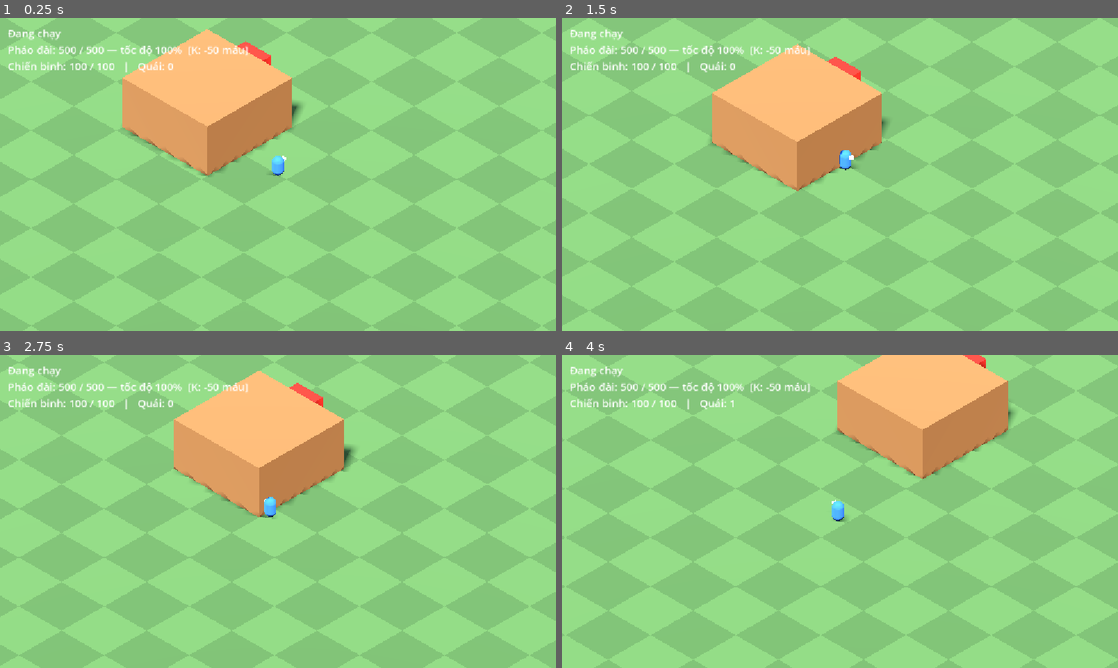
Above: before the commit, frames 1-4 (two rows, left to right).
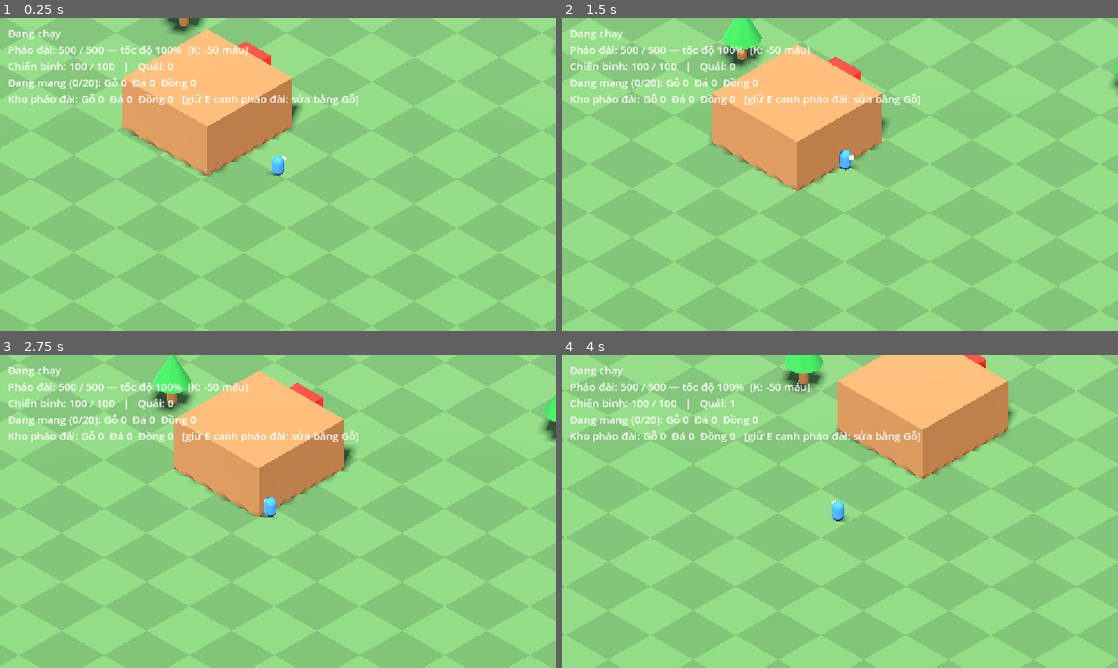
Above: after the commit, the same moments.

Repository: hieudeptrai196/thanhtri2
Game: Godot game, scene res://scenes/main.tscn
The game is run twice, just before and just after one commit, with the same random seed, the same clock (stepped at 60 frames per second) and the same inputs.
Inputs (mouse positions are in pixels of both pictures, inside the frame that each line leads up to):
- Up to frame 1 (0.25 s): no input
- Up to frame 2 (1.5 s): tap Enter at 0.5 s; move the mouse to (812, 237) at 0.52 s; press the mouse at (812, 237) at 0.53 s; hold W (move_up) from 0.53 s (still down); tap E (interact) at 0.8, 1.35 s; move the mouse to (1006, 221) at 1.27 s; release the mouse at (1006, 221) at 1.28 s
- Up to frame 3 (2.75 s): tap Space (ready) at 1.55, 2.1 s; move the mouse to (111, 464) at 2.02 s; release W (move_up) at 2.03 s; press the mouse at (111, 464) at 2.03 s; hold A (move_left) from 2.03 s (still down)
- Up to frame 4 (4 s): move the mouse to (867, 511) at 2.77 s; release the mouse at (867, 511) at 2.78 s; click (867, 511) at 2.85 s; tap E (interact) at 3.05 s; move the mouse to (756, 433) at 3.52 s; release A (move_left) at 3.53 s; hold S (move_down) from 3.53 s (still down); hold E (interact) from 3.53 s (still down); tap Space (ready) at 3.8 s

The runs differ from the first frame. In frame 1, 1.5% of the frame differs, in the area x 1-100%, y 0-28%; in frame 2, 2.1%; in frame 3, 2.3%, in the area x 1-100%, y 0-29%; in frame 4, 1.9%.

Commit message:
Giai đoạn 5: tài nguyên Gỗ/Đá/Đồng, khai thác, nộp, sửa pháo đài, rơi đồ khi ngã
- ResourceType (.tres) + ResourceTypes; Inventory theo id, có sức chứa
- Chém cây/đá để khai thác (ResourceNode); quái chết rơi Đồng (Pickup)
- ServiceZone quanh pháo đài: tự nộp đồ, giữ interact để sửa bằng Gỗ
- Chiến binh ngã rơi túi chứa mọi thứ đang mang; Pickup chỉ nhặt trong 2 m
  (Jolt báo overlap cũ ngay sau khi hồi sinh)
- Chiến binh tắt CollisionShape khi ngã thay vì đổi collision_layer

Co-Authored-By: Claude Opus 5.5 <noreply@anthropic.com>

Diff:
--- a/combat/health_component.gd
+++ b/combat/health_component.gd
@@ -24,6 +24,13 @@
 		died.emit()
 
 
+func heal(amount: float) -> void:
+	if current <= 0.0 or amount <= 0.0 or current >= max_health:
+		return
+	current = minf(current + amount, max_health)
+	health_changed.emit(current, max_health)
+
+
 func reset() -> void:
 	current = max_health
 	health_changed.emit(current, max_health)
--- a/combat/hurtbox.gd
+++ b/combat/hurtbox.gd
@@ -1,6 +1,7 @@
 class_name Hurtbox
 extends Area3D
 ## Receives hits and forwards them to a HealthComponent. Attackers never touch health directly.
+## Without a HealthComponent it only reports hits (e.g. resource nodes).
 
 signal hit_taken(amount: float, source: Node)
 
@@ -8,5 +9,6 @@
 
 
 func take_hit(amount: float, source: Node) -> void:
-	health.apply_damage(amount, source)
+	if health:
+		health.apply_damage(amount, source)
 	hit_taken.emit(amount, source)
--- a/enemies/enemy.gd
+++ b/enemies/enemy.gd
@@ -2,6 +2,9 @@
 extends CharacterBody3D
 ## Basic melee monster. Walks toward the fortress, switches to a living player who comes close,
 ## and hits its current target once that target's Hurtbox is inside the attack area.
+
+## Emitted on death with what it leaves behind; whoever owns the world spawns the pickup.
+signal dropped(contents: Dictionary, at: Vector3)
 
 ## Metres per second.
 @export var move_speed: float = 3.5
@@ -10,6 +13,8 @@
 @export var damage: float = 10.0
 ## Seconds between hits.
 @export var attack_interval: float = 1.0
+## Resources left behind on death, keyed by ResourceType.id.
+@export var drops: Dictionary = {&"bronze": 1}
 
 @onready var _health: HealthComponent = $Health
 @onready var _attack_area: Area3D = $AttackArea
@@ -30,7 +35,7 @@
 func _ready() -> void:
 	_base_color = _material.albedo_color
 	_health.health_changed.connect(_on_health_changed)
-	_health.died.connect(queue_free)
+	_health.died.connect(_on_died)
 
 
 func _physics_process(delta: float) -> void:
@@ -79,6 +84,11 @@
 	return null
 
 
+func _on_died() -> void:
+	dropped.emit(drops.duplicate(), global_position)
+	queue_free()
+
+
 func _on_health_changed(_current: float, _maximum: float) -> void:
 	_material.albedo_color = Color.WHITE
 	create_tween().tween_property(_material, "albedo_color", _base_color, 0.15)
--- a/fortress/fortress.gd
+++ b/fortress/fortress.gd
@@ -1,17 +1,38 @@
 class_name Fortress
 extends AnimatableBody3D
-## The moving citadel. Slows down as it loses health.
+## The moving citadel. Slows down as it loses health; repaired with resources from its storage.
 
 ## Speed fraction at 0 HP, so the fortress never stops completely.
 @export_range(0.0, 1.0, 0.05) var min_speed_ratio: float = 0.4
+@export var repair_resource: ResourceType
+## Health restored per unit of repair_resource.
+@export var repair_per_unit: float = 10.0
+## Seconds between repair steps while someone keeps repairing.
+@export var repair_interval: float = 0.2
 
 @onready var health: HealthComponent = $Health
 @onready var follower: RouteFollower = $RouteFollower
+@onready var storage: Inventory = $Storage
+
+var _repair_cooldown: float = 0.0
 
 
 func _ready() -> void:
 	health.health_changed.connect(_on_health_changed)
 
 
+func _physics_process(delta: float) -> void:
+	_repair_cooldown = maxf(_repair_cooldown - delta, 0.0)
+
+
+## Called every tick while at least one player repairs; spends one unit per step.
+func tick_repair(_delta: float) -> void:
+	if _repair_cooldown > 0.0 or health.current >= health.max_health:
+		return
+	_repair_cooldown = repair_interval
+	if storage.spend({repair_resource.id: 1}):
+		health.heal(repair_per_unit)
+
+
 func _on_health_changed(current: float, maximum: float) -> void:
 	follower.speed_multiplier = lerpf(min_speed_ratio, 1.0, current / maximum)
--- a/fortress/fortress.tscn
+++ b/fortress/fortress.tscn
@@ -4,6 +4,9 @@
 [ext_resource type="Script" path="res://fortress/fortress.gd" id="2_fortress"]
 [ext_resource type="Script" path="res://combat/health_component.gd" id="3_health"]
 [ext_resource type="Script" path="res://combat/hurtbox.gd" id="4_hurtbox"]
+[ext_resource type="Script" path="res://resources/inventory.gd" id="5_inventory"]
+[ext_resource type="Script" path="res://fortress/service_zone.gd" id="6_zone"]
+[ext_resource type="Resource" path="res://resources/types/wood.tres" id="7_wood"]
 
 [sub_resource type="BoxShape3D" id="BoxShape3D_body"]
 size = Vector3(10, 5, 10)
@@ -25,8 +28,12 @@
 [sub_resource type="BoxShape3D" id="BoxShape3D_hurt"]
 size = Vector3(11, 5.5, 11)
 
+[sub_resource type="BoxShape3D" id="BoxShape3D_zone"]
+size = Vector3(17, 6, 17)
+
 [node name="Fortress" type="AnimatableBody3D"]
 script = ExtResource("2_fortress")
+repair_resource = ExtResource("7_wood")
 
 [node name="Collision" type="CollisionShape3D" parent="."]
 transform = Transform3D(1, 0, 0, 0, 1, 0, 0, 0, 1, 0, 2.5, 0)
@@ -57,3 +64,16 @@
 [node name="Collision" type="CollisionShape3D" parent="Hurtbox"]
 transform = Transform3D(1, 0, 0, 0, 1, 0, 0, 0, 1, 0, 2.75, 0)
 shape = SubResource("BoxShape3D_hurt")
+
+[node name="Storage" type="Node" parent="."]
+script = ExtResource("5_inventory")
+
+[node name="ServiceZone" type="Area3D" parent="."]
+collision_layer = 0
+collision_mask = 2
+monitorable = false
+script = ExtResource("6_zone")
+
+[node name="Collision" type="CollisionShape3D" parent="ServiceZone"]
+transform = Transform3D(1, 0, 0, 0, 1, 0, 0, 0, 1, 0, 3, 0)
+shape = SubResource("BoxShape3D_zone")
--- /dev/null
+++ b/fortress/service_zone.gd
@@ -0,0 +1,20 @@
+class_name ServiceZone
+extends Area3D
+## Area around the fortress. Players inside drop off everything they carry,
+## and repair the fortress while holding interact.
+
+@onready var _fortress: Fortress = owner
+
+
+# Players are duck-typed: they may expose `inventory` and `input`.
+func _physics_process(delta: float) -> void:
+	var repairing := false
+	for body in get_overlapping_bodies():
+		var inventory: Inventory = body.get("inventory")
+		if inventory and inventory.total() > 0:
+			_fortress.storage.add_all(inventory.take_all())
+		var input: PlayerInput = body.get("input")
+		if input and input.interact_held:
+			repairing = true
+	if repairing:
+		_fortress.tick_repair(delta)
--- a/match/match.gd
+++ b/match/match.gd
@@ -6,14 +6,21 @@
 ## Seconds before a fallen warrior returns next to the fortress.
 @export var respawn_delay: float = 3.0
 
+const PICKUP_SCENE := preload("res://resources/pickup.tscn")
+## Colour for piles holding more than one resource type.
+const MIXED_PILE_COLOR := Color(0.9, 0.85, 0.7)
+
 @onready var _route: Path3D = $Route
 @onready var _fortress: Fortress = $Fortress
 @onready var _follower: RouteFollower = $Fortress/RouteFollower
 @onready var _warrior: Warrior = $Warrior
 @onready var _spawner: Spawner = $Spawner
+@onready var _pickups: Node3D = $Pickups
 @onready var _status: Label = $DebugUI/Status
 @onready var _fortress_info: Label = $DebugUI/FortressInfo
 @onready var _player_info: Label = $DebugUI/PlayerInfo
+@onready var _carry_info: Label = $DebugUI/CarryInfo
+@onready var _storage_info: Label = $DebugUI/StorageInfo
 
 var rng := RandomNumberGenerator.new()
 
@@ -27,6 +34,7 @@
 	_fortress.health.health_changed.connect(_on_fortress_health_changed)
 	_warrior.input.ready_requested.connect(_on_ready_requested)
 	_warrior.health.died.connect(_on_warrior_died)
+	_spawner.enemy_dropped.connect(_spawn_pickup, CONNECT_DEFERRED)
 
 	var players: Array[Node3D] = [_warrior]
 	_spawner.setup(rng, _fortress, players)
@@ -42,6 +50,9 @@
 	if not _warrior.is_alive:
 		warrior_text = "Chiến binh đã ngã — đang hồi sinh"
 	_player_info.text = "%s   |   Quái: %d" % [warrior_text, _spawner.alive_count()]
+	_carry_info.text = "Đang mang (%d/%d): %s" % [
+		_warrior.inventory.total(), _warrior.inventory.capacity, _format_amounts(_warrior.inventory)]
+	_storage_info.text = "Kho pháo đài: %s   [giữ E cạnh pháo đài: sửa bằng Gỗ]" % _format_amounts(_fortress.storage)
 
 
 # TODO(giai đoạn 7): bỏ phím debug này khi đã có quái gây sát thương thật.
@@ -57,8 +68,28 @@
 
 
 func _on_warrior_died() -> void:
+	var carried := _warrior.inventory.take_all()
+	if not carried.is_empty():
+		_spawn_pickup.call_deferred(carried, _warrior.global_position)
 	await get_tree().create_timer(respawn_delay).timeout
 	_warrior.respawn_at(_fortress.global_transform * Vector3(8.0, 0.0, 0.0))
+
+
+# Deferred by callers: deaths happen inside physics callbacks, where adding areas is not allowed.
+func _spawn_pickup(contents: Dictionary, at: Vector3) -> void:
+	var pickup: Pickup = PICKUP_SCENE.instantiate()
+	pickup.contents = contents
+	_pickups.add_child(pickup)
+	pickup.global_position = Vector3(at.x, 0.0, at.z)
+	var type: ResourceType = ResourceTypes.find(contents.keys()[0]) if contents.size() == 1 else null
+	pickup.set_color(type.color if type else MIXED_PILE_COLOR)
+
+
+func _format_amounts(inventory: Inventory) -> String:
+	var parts: PackedStringArray = []
+	for type in ResourceTypes.ALL:
+		parts.append("%s %d" % [tr(type.display_name), inventory.get_amount(type.id)])
+	return "  ".join(parts)
 
 
 func _on_fortress_health_changed(current: float, maximum: float) -> void:
--- a/match/match.tscn
+++ b/match/match.tscn
@@ -7,6 +7,8 @@
 [ext_resource type="PackedScene" path="res://player/warrior.tscn" id="5_warrior"]
 [ext_resource type="Script" path="res://match/spawner.gd" id="6_spawner"]
 [ext_resource type="PackedScene" path="res://enemies/enemy.tscn" id="7_enemy"]
+[ext_resource type="PackedScene" path="res://resources/tree.tscn" id="8_tree"]
+[ext_resource type="PackedScene" path="res://resources/rock.tscn" id="9_rock"]
 
 [sub_resource type="ProceduralSkyMaterial" id="ProceduralSkyMaterial_sky"]
 
@@ -109,6 +111,55 @@
 script = ExtResource("6_spawner")
 enemy_scene = ExtResource("7_enemy")
 
+[node name="Resources" type="Node3D" parent="."]
+
+[node name="Tree1" parent="Resources" instance=ExtResource("8_tree")]
+transform = Transform3D(1, 0, 0, 0, 1, 0, 0, 0, 1, -12, 0, -10)
+
+[node name="Tree2" parent="Resources" instance=ExtResource("8_tree")]
+transform = Transform3D(1, 0, 0, 0, 1, 0, 0, 0, 1, -15, 0, -25)
+
+[node name="Tree3" parent="Resources" instance=ExtResource("8_tree")]
+transform = Transform3D(1, 0, 0, 0, 1, 0, 0, 0, 1, 14, 0, -30)
+
+[node name="Tree4" parent="Resources" instance=ExtResource("8_tree")]
+transform = Transform3D(1, 0, 0, 0, 1, 0, 0, 0, 1, -10, 0, -50)
+
+[node name="Tree5" parent="Resources" instance=ExtResource("8_tree")]
+transform = Transform3D(1, 0, 0, 0, 1, 0, 0, 0, 1, 18, 0, -70)
+
+[node name="Tree6" parent="Resources" instance=ExtResource("8_tree")]
+transform = Transform3D(1, 0, 0, 0, 1, 0, 0, 0, 1, 10, 0, -100)
+
+[node name="Tree7" parent="Resources" instance=ExtResource("8_tree")]
+transform = Transform3D(1, 0, 0, 0, 1, 0, 0, 0, 1, 55, 0, -115)
+
+[node name="Tree8" parent="Resources" instance=ExtResource("8_tree")]
+transform = Transform3D(1, 0, 0, 0, 1, 0, 0, 0, 1, 55, 0, -150)
+
+[node name="Tree9" parent="Resources" instance=ExtResource("8_tree")]
+transform = Transform3D(1, 0, 0, 0, 1, 0, 0, 0, 1, 25, 0, -160)
+
+[node name="Tree10" parent="Resources" instance=ExtResource("8_tree")]
+transform = Transform3D(1, 0, 0, 0, 1, 0, 0, 0, 1, -5, 0, -190)
+
+[node name="Rock1" parent="Resources" instance=ExtResource("9_rock")]
+transform = Transform3D(1, 0, 0, 0, 1, 0, 0, 0, 1, -40, 0, -20)
+
+[node name="Rock2" parent="Resources" instance=ExtResource("9_rock")]
+transform = Transform3D(1, 0, 0, 0, 1, 0, 0, 0, 1, 45, 0, -40)
+
+[node name="Rock3" parent="Resources" instance=ExtResource("9_rock")]
+transform = Transform3D(1, 0, 0, 0, 1, 0, 0, 0, 1, -25, 0, -120)
+
+[node name="Rock4" parent="Resources" instance=ExtResource("9_rock")]
+transform = Transform3D(1, 0, 0, 0, 1, 0, 0, 0, 1, 85, 0, -140)
+
+[node name="Rock5" parent="Resources" instance=ExtResource("9_rock")]
+transform = Transform3D(1, 0, 0, 0, 1, 0, 0, 0, 1, -30, 0, -200)
+
+[node name="Pickups" type="Node3D" parent="."]
+
 [node name="IsoCamera" type="Camera3D" parent="." node_paths=PackedStringArray("target")]
 size = 26.0
 script = ExtResource("4_camera")
@@ -136,3 +187,17 @@
 offset_right = 716.0
 offset_bottom = 116.0
 theme_override_font_sizes/font_size = 22
+
+[node name="CarryInfo" type="Label" parent="DebugUI"]
+offset_left = 16.0
+offset_top = 118.0
+offset_right = 916.0
+offset_bottom = 150.0
+theme_override_font_sizes/font_size = 22
+
+[node name="StorageInfo" type="Label" parent="DebugUI"]
+offset_left = 16.0
+offset_top = 152.0
+offset_right = 916.0
+offset_bottom = 184.0
+theme_override_font_sizes/font_size = 22
--- a/match/spawner.gd
+++ b/match/spawner.gd
@@ -2,6 +2,8 @@
 extends Node3D
 ## Spawns enemies at a fixed interval on a ring around the fortress while active.
 ## Spawned enemies are children of this node.
+
+signal enemy_dropped(contents: Dictionary, at: Vector3)
 
 @export var enemy_scene: PackedScene
 ## Seconds between spawns.
@@ -46,6 +48,7 @@
 	add_child(enemy)
 	enemy.global_position = spawn_position
 	enemy.setup(_fortress, _players)
+	enemy.dropped.connect(enemy_dropped.emit)
 	return enemy
 
 
--- a/player/player_input.gd
+++ b/player/player_input.gd
@@ -10,6 +10,7 @@
 ## World-space unit direction on the ground plane the player aims at.
 var aim_direction: Vector3 = Vector3.FORWARD
 var attack_held: bool = false
+var interact_held: bool = false
 
 # Mouse aims while the player uses mouse/keyboard; with a gamepad the right stick aims.
 var _using_gamepad: bool = false
@@ -26,6 +27,7 @@
 	move_direction = _to_world(Input.get_vector("move_left", "move_right", "move_up", "move_down"))
 	aim_direction = _read_aim()
 	attack_held = Input.is_action_pressed("attack")
+	interact_held = Input.is_action_pressed("interact")
 	if Input.is_action_just_pressed("ready"):
 		ready_requested.emit()
 
--- a/player/warrior.gd
+++ b/player/warrior.gd
@@ -9,18 +9,18 @@
 
 @onready var input: PlayerInput = $PlayerInput
 @onready var health: HealthComponent = $Health
+@onready var inventory: Inventory = $Inventory
 @onready var _hurtbox: Hurtbox = $Hurtbox
+@onready var _collision: CollisionShape3D = $Collision
 @onready var _weapon: MeleeWeapon = $Weapon
 @onready var _swing_fx: Node3D = $SwingFx
 
 var is_alive: bool = true
 
 var _gravity: float = ProjectSettings.get_setting("physics/3d/default_gravity")
-var _body_layer: int
 
 
 func _ready() -> void:
-	_body_layer = collision_layer
 	_weapon.swung.connect(_on_swung)
 	health.died.connect(_on_died)
 
@@ -58,7 +58,7 @@
 func _set_alive(alive: bool) -> void:
 	is_alive = alive
 	visible = alive
-	collision_layer = _body_layer if alive else 0
+	_collision.set_deferred("disabled", not alive)
 	_hurtbox.set_deferred("monitorable", alive)
 	set_physics_process(alive)
 
--- a/player/warrior.tscn
+++ b/player/warrior.tscn
@@ -5,6 +5,7 @@
 [ext_resource type="Script" path="res://combat/melee_weapon.gd" id="3_weapon"]
 [ext_resource type="Script" path="res://combat/health_component.gd" id="4_health"]
 [ext_resource type="Script" path="res://combat/hurtbox.gd" id="5_hurtbox"]
+[ext_resource type="Script" path="res://resources/inventory.gd" id="6_inventory"]
 
 [sub_resource type="CapsuleShape3D" id="CapsuleShape3D_body"]
 radius = 0.5
@@ -63,6 +64,10 @@
 [node name="Health" type="Node" parent="."]
 script = ExtResource("4_health")
 
+[node name="Inventory" type="Node" parent="."]
+script = ExtResource("6_inventory")
+capacity = 20
+
 [node name="Hurtbox" type="Area3D" parent="." node_paths=PackedStringArray("health")]
 collision_layer = 16
 collision_mask = 0
@@ -76,7 +81,7 @@
 
 [node name="Weapon" type="Area3D" parent="."]
 collision_layer = 0
-collision_mask = 4
+collision_mask = 68
 monitorable = false
 script = ExtResource("3_weapon")
 
--- /dev/null
+++ b/resources/inventory.gd
@@ -0,0 +1,65 @@
+class_name Inventory
+extends Node
+## Resource amounts keyed by ResourceType.id, with an optional total capacity.
+## Contents/costs elsewhere use the same shape: { &"wood": 3, &"stone": 1 }.
+
+signal changed
+
+## Max total units across all types; 0 means unlimited.
+@export var capacity: int = 0
+
+var amounts: Dictionary = {}
+
+
+func total() -> int:
+	var sum := 0
+	for count in amounts.values():
+		sum += count
+	return sum
+
+
+func get_amount(id: StringName) -> int:
+	return amounts.get(id, 0)
+
+
+## Adds up to `count`; returns how many fit.
+func add(id: StringName, count: int) -> int:
+	var accepted := count if capacity <= 0 else mini(count, capacity - total())
+	if accepted <= 0:
+		return 0
+	amounts[id] = get_amount(id) + accepted
+	changed.emit()
+	return accepted
+
+
+## Adds as much of `contents` as fits; returns what is left over.
+func add_all(contents: Dictionary) -> Dictionary:
+	var left := {}
+	for id in contents:
+		var rest: int = contents[id] - add(id, contents[id])
+		if rest > 0:
+			left[id] = rest
+	return left
+
+
+func has_all(cost: Dictionary) -> bool:
+	for id in cost:
+		if get_amount(id) < cost[id]:
+			return false
+	return true
+
+
+func spend(cost: Dictionary) -> bool:
+	if not has_all(cost):
+		return false
+	for id in cost:
+		amounts[id] -= cost[id]
+	changed.emit()
+	return true
+
+
+func take_all() -> Dictionary:
+	var taken := amounts.duplicate()
+	amounts.clear()
+	changed.emit()
+	return taken
--- /dev/null
+++ b/resources/pickup.gd
@@ -0,0 +1,28 @@
+class_name Pickup
+extends Area3D
+## Loose resources on the ground. A living player walking over it takes as much as fits.
+
+## Bodies farther than this are ignored even if physics reports an overlap: with Jolt, a body
+## that died on the pile and respawned elsewhere is briefly still reported as overlapping.
+const MAX_REACH: float = 2.0
+
+var contents: Dictionary = {}
+
+@onready var _mesh: MeshInstance3D = $Mesh
+
+
+func set_color(color: Color) -> void:
+	var material := StandardMaterial3D.new()
+	material.albedo_color = color
+	_mesh.material_override = material
+
+
+func _physics_process(_delta: float) -> void:
+	for body in get_overlapping_bodies():
+		var inventory: Inventory = body.get("inventory")
+		if inventory == null or body.global_position.distance_to(global_position) > MAX_REACH:
+			continue
+		contents = inventory.add_all(contents)
+		if contents.is_empty():
+			queue_free()
+			return
--- /dev/null
+++ b/resources/pickup.tscn
@@ -0,0 +1,23 @@
+[gd_scene format=3]
+
+[ext_resource type="Script" path="res://resources/pickup.gd" id="1_pickup"]
+
+[sub_resource type="SphereShape3D" id="SphereShape3D_pickup"]
+radius = 0.9
+
+[sub_resource type="BoxMesh" id="BoxMesh_pickup"]
+size = Vector3(0.6, 0.6, 0.6)
+
+[node name="Pickup" type="Area3D"]
+collision_layer = 0
+collision_mask = 2
+monitorable = false
+script = ExtResource("1_pickup")
+
+[node name="Collision" type="CollisionShape3D" parent="."]
+transform = Transform3D(1, 0, 0, 0, 1, 0, 0, 0, 1, 0, 0.5, 0)
+shape = SubResource("SphereShape3D_pickup")
+
+[node name="Mesh" type="MeshInstance3D" parent="."]
+transform = Transform3D(0.71, 0, 0.71, 0, 1, 0, -0.71, 0, 0.71, 0, 0.4, 0)
+mesh = SubResource("BoxMesh_pickup")
--- /dev/null
+++ b/resources/resource_node.gd
@@ -0,0 +1,25 @@
+class_name ResourceNode
+extends StaticBody3D
+## A tree, rock, ... Each weapon hit gives one unit to the attacker's inventory until depleted.
+
+@export var resource_type: ResourceType
+@export var amount: int = 5
+
+@onready var _hurtbox: Hurtbox = $Hurtbox
+@onready var _visual: Node3D = $Visual
+
+
+func _ready() -> void:
+	_hurtbox.hit_taken.connect(_on_hit_taken)
+
+
+# Attackers are duck-typed: anything exposing an `inventory` can gather.
+func _on_hit_taken(_amount: float, source: Node) -> void:
+	var inventory: Inventory = source.get("inventory") if source else null
+	if inventory == null or inventory.add(resource_type.id, 1) == 0:
+		return
+	amount -= 1
+	_visual.scale = Vector3.ONE * 1.12
+	create_tween().tween_property(_visual, "scale", Vector3.ONE, 0.12)
+	if amount <= 0:
+		queue_free()
--- /dev/null
+++ b/resources/resource_type.gd
@@ -0,0 +1,8 @@
+class_name ResourceType
+extends Resource
+## One kind of gatherable resource. Inventories store amounts by `id`.
+
+@export var id: StringName
+## Shown to players through tr(), so it doubles as the translation key.
+@export var display_name: String
+@export var color: Color = Color.WHITE
--- /dev/null
+++ b/resources/resource_types.gd
@@ -0,0 +1,15 @@
+class_name ResourceTypes
+## Every resource type in the game, in display order.
+
+const ALL: Array[ResourceType] = [
+	preload("res://resources/types/wood.tres"),
+	preload("res://resources/types/stone.tres"),
+	preload("res://resources/types/bronze.tres"),
+]
+
+
+static func find(id: StringName) -> ResourceType:
+	for type in ALL:
+		if type.id == id:
+			return type
+	return null
--- /dev/null
+++ b/resources/rock.tscn
@@ -0,0 +1,42 @@
+[gd_scene format=3]
+
+[ext_resource type="Script" path="res://resources/resource_node.gd" id="1_node"]
+[ext_resource type="Resource" path="res://resources/types/stone.tres" id="2_stone"]
+[ext_resource type="Script" path="res://combat/hurtbox.gd" id="3_hurtbox"]
+
+[sub_resource type="BoxShape3D" id="BoxShape3D_rock"]
+size = Vector3(2.2, 1.6, 2.2)
+
+[sub_resource type="BoxShape3D" id="BoxShape3D_hurt"]
+size = Vector3(2.8, 2, 2.8)
+
+[sub_resource type="StandardMaterial3D" id="StandardMaterial3D_rock"]
+albedo_color = Color(0.55, 0.55, 0.58, 1)
+
+[sub_resource type="BoxMesh" id="BoxMesh_rock"]
+material = SubResource("StandardMaterial3D_rock")
+size = Vector3(2.2, 1.6, 2.2)
+
+[node name="Rock" type="StaticBody3D"]
+script = ExtResource("1_node")
+resource_type = ExtResource("2_stone")
+
+[node name="Collision" type="CollisionShape3D" parent="."]
+transform = Transform3D(1, 0, 0, 0, 1, 0, 0, 0, 1, 0, 0.8, 0)
+shape = SubResource("BoxShape3D_rock")
+
+[node name="Hurtbox" type="Area3D" parent="."]
+collision_layer = 64
+collision_mask = 0
+monitoring = false
+script = ExtResource("3_hurtbox")
+
+[node name="Collision" type="CollisionShape3D" parent="Hurtbox"]
+transform = Transform3D(1, 0, 0, 0, 1, 0, 0, 0, 1, 0, 1, 0)
+shape = SubResource("BoxShape3D_hurt")
+
+[node name="Visual" type="Node3D" parent="."]
+
+[node name="Mesh" type="MeshInstance3D" parent="Visual"]
+transform = Transform3D(0.92, 0, 0.39, 0, 1, 0, -0.39, 0, 0.92, 0, 0.8, 0)
+mesh = SubResource("BoxMesh_rock")
--- /dev/null
+++ b/resources/tree.tscn
@@ -0,0 +1,59 @@
+[gd_scene format=3]
+
+[ext_resource type="Script" path="res://resources/resource_node.gd" id="1_node"]
+[ext_resource type="Resource" path="res://resources/types/wood.tres" id="2_wood"]
+[ext_resource type="Script" path="res://combat/hurtbox.gd" id="3_hurtbox"]
+
+[sub_resource type="CylinderShape3D" id="CylinderShape3D_trunk"]
+height = 4.0
+radius = 0.5
+
+[sub_resource type="CylinderShape3D" id="CylinderShape3D_hurt"]
+height = 3.0
+radius = 0.8
+
+[sub_resource type="StandardMaterial3D" id="StandardMaterial3D_trunk"]
+albedo_color = Color(0.45, 0.3, 0.15, 1)
+
+[sub_resource type="CylinderMesh" id="CylinderMesh_trunk"]
+material = SubResource("StandardMaterial3D_trunk")
+top_radius = 0.35
+bottom_radius = 0.45
+height = 2.0
+
+[sub_resource type="StandardMaterial3D" id="StandardMaterial3D_leaves"]
+albedo_color = Color(0.15, 0.5, 0.2, 1)
+
+[sub_resource type="CylinderMesh" id="CylinderMesh_leaves"]
+material = SubResource("StandardMaterial3D_leaves")
+top_radius = 0.0
+bottom_radius = 1.6
+height = 3.0
+
+[node name="Tree" type="StaticBody3D"]
+script = ExtResource("1_node")
+resource_type = ExtResource("2_wood")
+
+[node name="Collision" type="CollisionShape3D" parent="."]
+transform = Transform3D(1, 0, 0, 0, 1, 0, 0, 0, 1, 0, 2, 0)
+shape = SubResource("CylinderShape3D_trunk")
+
+[node name="Hurtbox" type="Area3D" parent="."]
+collision_layer = 64
+collision_mask = 0
+monitoring = false
+script = ExtResource("3_hurtbox")
+
+[node name="Collision" type="CollisionShape3D" parent="Hurtbox"]
+transform = Transform3D(1, 0, 0, 0, 1, 0, 0, 0, 1, 0, 1.5, 0)
+shape = SubResource("CylinderShape3D_hurt")
+
+[node name="Visual" type="Node3D" parent="."]
+
+[node name="Trunk" type="MeshInstance3D" parent="Visual"]
+transform = Transform3D(1, 0, 0, 0, 1, 0, 0, 0, 1, 0, 1, 0)
+mesh = SubResource("CylinderMesh_trunk")
+
+[node name="Leaves" type="MeshInstance3D" parent="Visual"]
+transform = Transform3D(1, 0, 0, 0, 1, 0, 0, 0, 1, 0, 3.4, 0)
+mesh = SubResource("CylinderMesh_leaves")
--- /dev/null
+++ b/resources/types/bronze.tres
@@ -0,0 +1,9 @@
+[gd_resource type="Resource" script_class="ResourceType" format=3]
+
+[ext_resource type="Script" path="res://resources/resource_type.gd" id="1_type"]
+
+[resource]
+script = ExtResource("1_type")
+id = &"bronze"
+display_name = "Đồng"
+color = Color(0.85, 0.55, 0.2, 1)
--- /dev/null
+++ b/resources/types/stone.tres
@@ -0,0 +1,9 @@
+[gd_resource type="Resource" script_class="ResourceType" format=3]
+
+[ext_resource type="Script" path="res://resources/resource_type.gd" id="1_type"]
+
+[resource]
+script = ExtResource("1_type")
+id = &"stone"
+display_name = "Đá"
+color = Color(0.6, 0.6, 0.62, 1)
--- /dev/null
+++ b/resources/types/wood.tres
@@ -0,0 +1,9 @@
+[gd_resource type="Resource" script_class="ResourceType" format=3]
+
+[ext_resource type="Script" path="res://resources/resource_type.gd" id="1_type"]
+
+[resource]
+script = ExtResource("1_type")
+id = &"wood"
+display_name = "Gỗ"
+color = Color(0.6, 0.4, 0.2, 1)
Not shown, added: fortress/service_zone.gd.uid
Not shown, added: resources/inventory.gd.uid
Not shown, added: resources/pickup.gd.uid
Not shown, added: resources/resource_node.gd.uid
Not shown, added: resources/resource_type.gd.uid
Not shown, added: resources/resource_types.gd.uid
